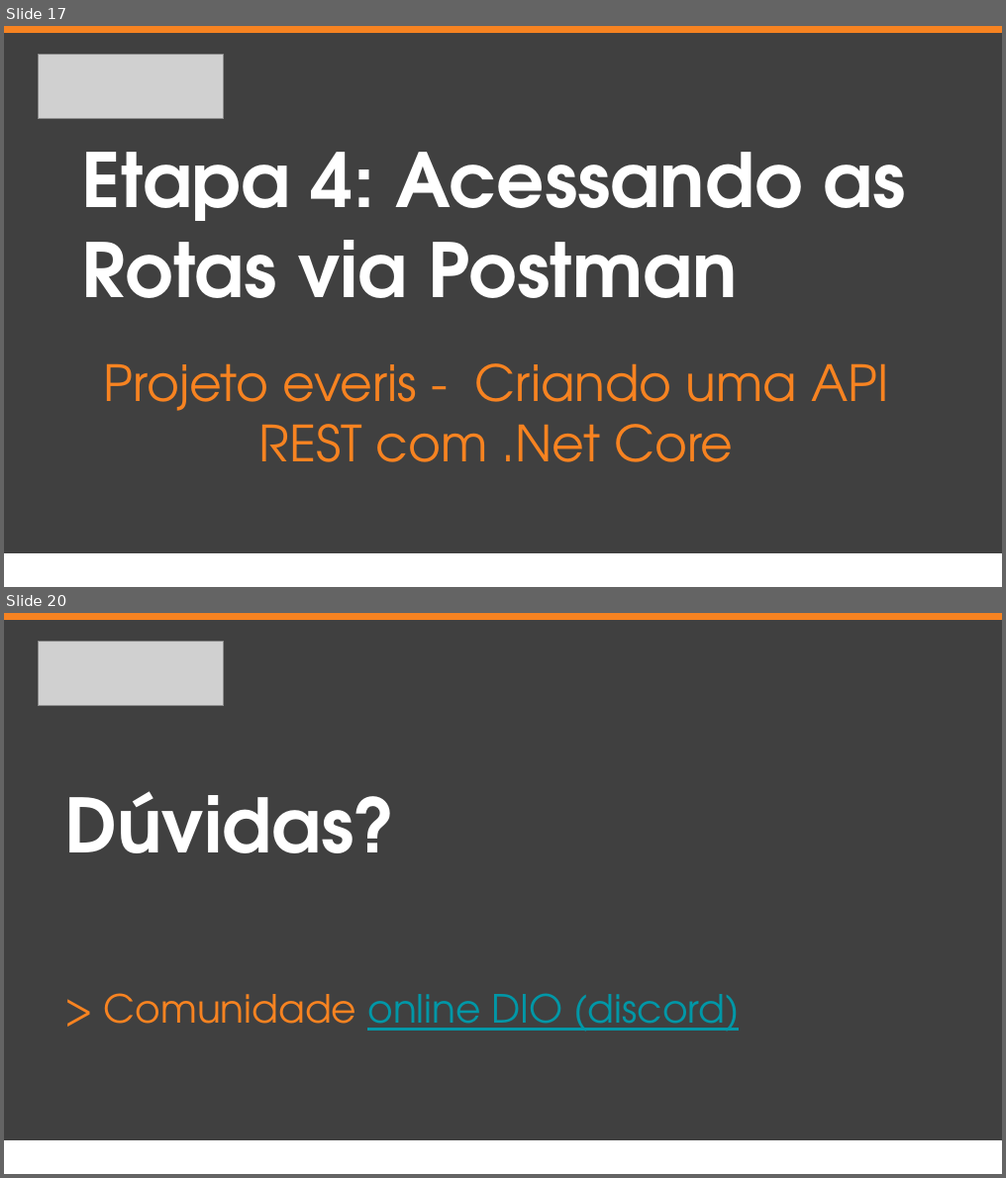
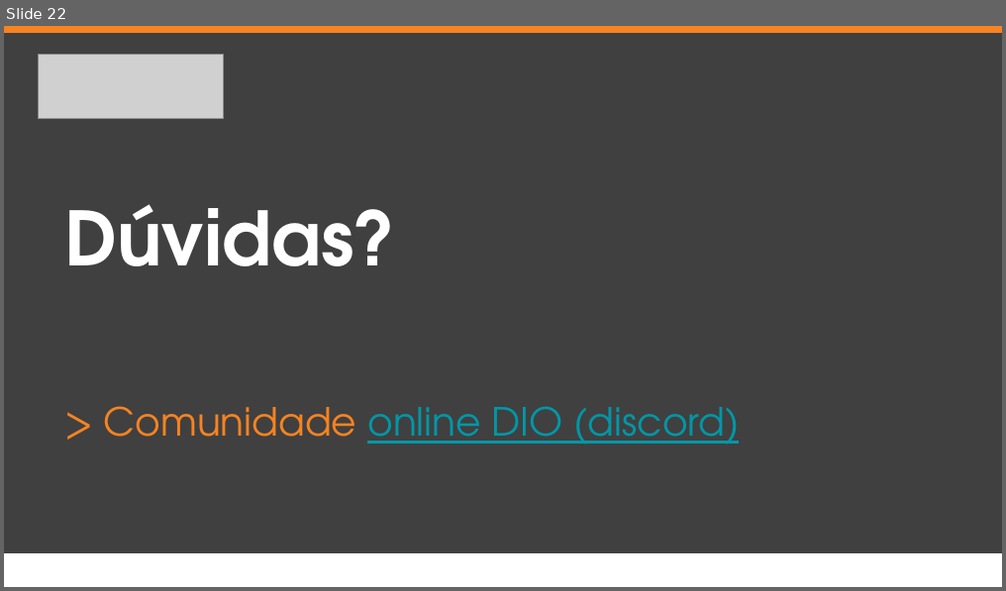
Before and after one commit to everis-New-Talents-NET/EverisStore, a slide deck: slide/Projeto everis - API REST .Net Core com JWT.pptx. Shown one above the other, each under a label of ours: slides 17 and 20 before the commit, slide 22 after it; the slides between them are not shown. The pictures are 1006x1178 and 1006x591 pixels, drawn with LibreOffice and Linux fonts; fonts in the diff are those of the drawing; grey boxes stand for pictures. Boxes give left, top, right and bottom in pixels: in the first picture for what was removed or moved away, otherwise in the second. Text is boxed around its words. In the diff, an @@ line names an element or a change of style, - is before the commit and + after.

```diff
--- a/slide/Projeto everis - API REST .Net Core com JWT.pptx
+++ b/slide/Projeto everis - API REST .Net Core com JWT.pptx
@@ slide 17 removed at [4,26,1002,587], background #FFFFFF @@
@@ rectangle removed at [4,32,1002,586] @@
@@ rectangle removed at [4,26,1002,32] @@
@@ picture removed at [38,54,224,119] @@
@@ text removed at [82,152,906,298] @@
-Etapa 4: Acessando as Rotas via Postman
@@ text removed at [104,364,888,463] @@
-Projeto everis - Criando uma API REST com .Net Core
@@ rectangle removed at [4,554,1002,586] @@
@@ what was slide 20 is now slide 22 @@
```
Also in this commit, not shown: 10 slides changed, 7 slides added, 4 other slides removed.
